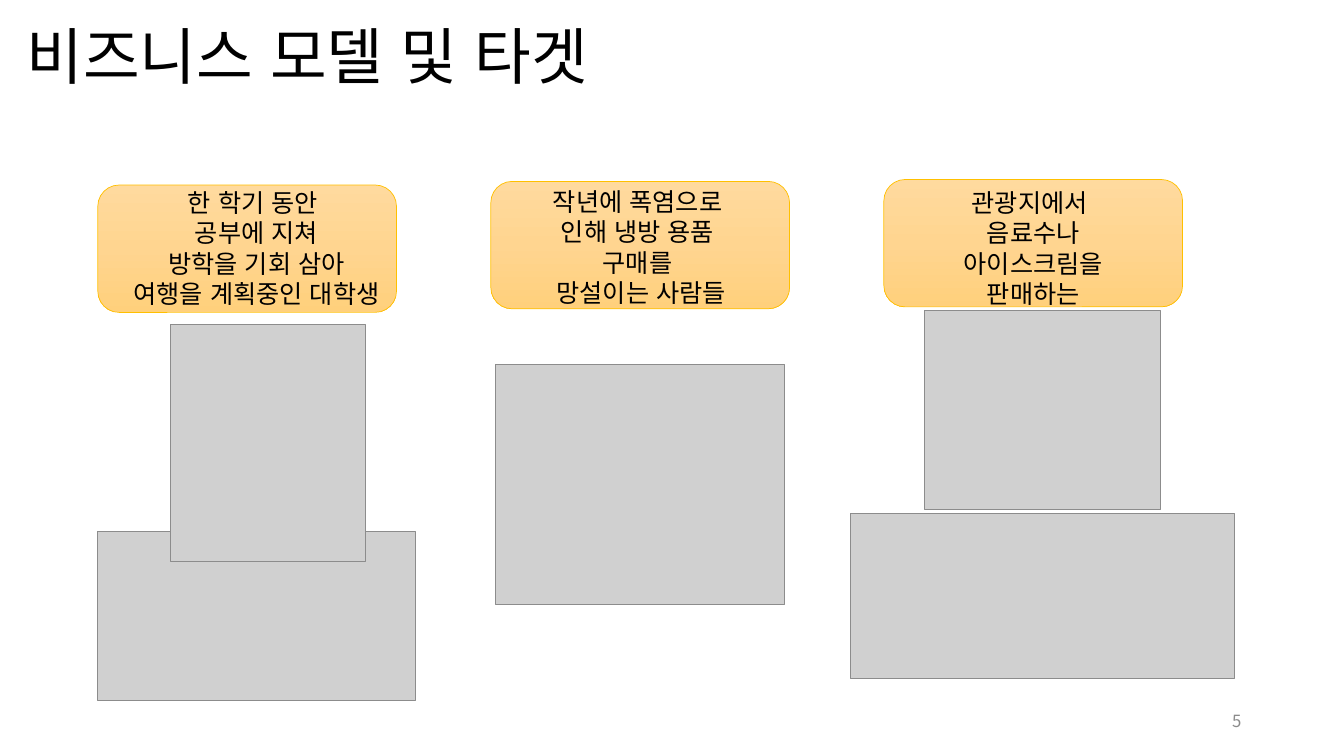
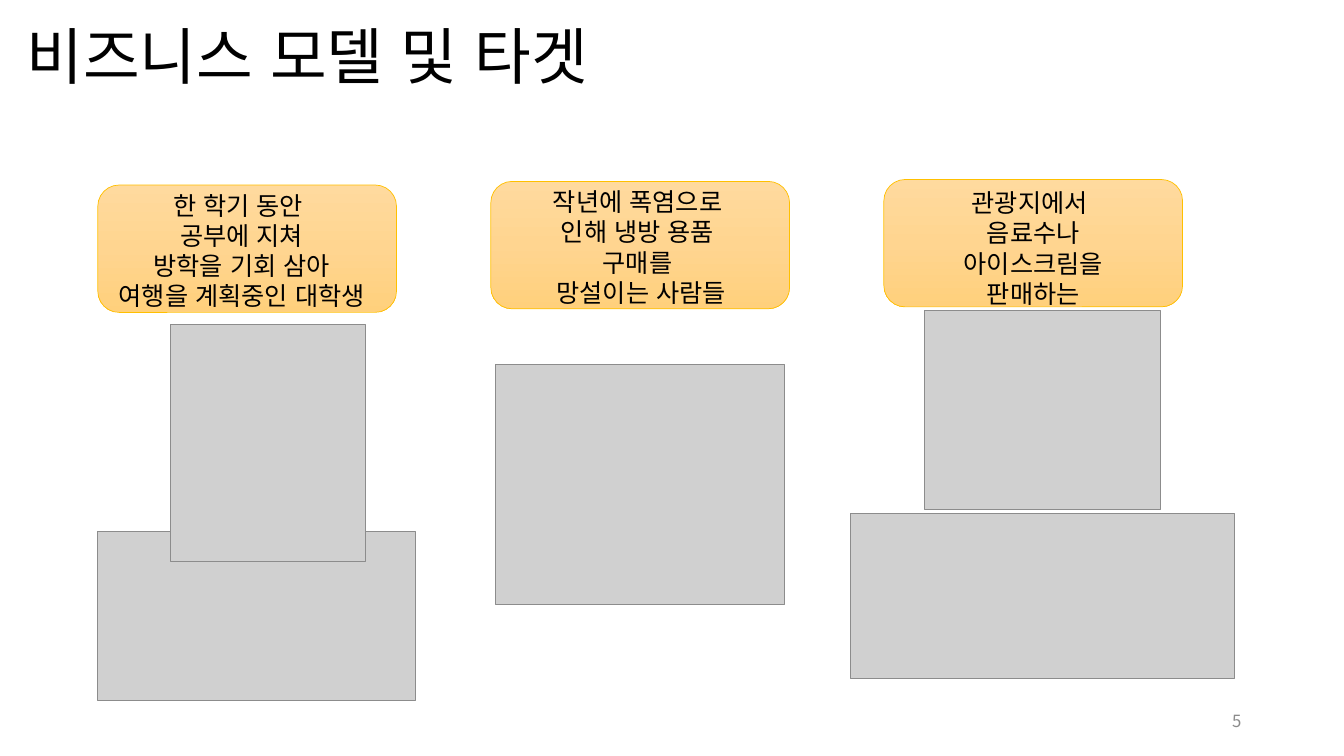
Before and after one commit to devsungmin/-Competition, a slide deck: slide 5 of 기상데이터분석 인공지능활용 창업경진대회 /중간 발표 자료/대전지역 폭염 예측 기술 _해와 달 사이 그대(선문대)_최종본.pptx. Drawn at 1344x756 pixels with LibreOffice and Linux fonts; fonts in the diff are those of the drawing; grey boxes stand for pictures. Boxes give left, top, right and bottom in pixels: in the first picture for what was removed or moved away, otherwise in the second. Text is boxed around its words. In the diff, an @@ line names an element or a change of style, - is before the commit and + after.

```diff
--- a/기상데이터분석 인공지능활용 창업경진대회 /중간 발표 자료/대전지역 폭염 예측 기술 _해와 달 사이 그대(선문대)_최종본.pptx
+++ b/기상데이터분석 인공지능활용 창업경진대회 /중간 발표 자료/대전지역 폭염 예측 기술 _해와 달 사이 그대(선문대)_최종본.pptx
@@ text "한 학기 동안": place and size @@
-text "한 학기 동안" at [133, 191, 380, 305]
+text "한 학기 동안" at [119, 194, 365, 307]
```
Also in this commit, not shown: 2 other slides changed, 8 other files.
